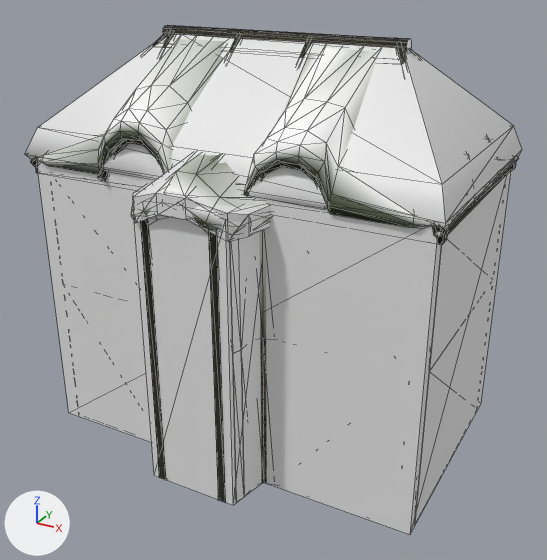
What one commit did to the COLLADA model models/ex_nord_house_04.dae.
The view is the same before and after, from a 50 mm lens placed at (14.3, -25.4, 13.0), pointed at (0.5, -0.4, 0.5). Lighting does not change. The marker at lower left points along +X, +Y and +Z. Mesh edges are drawn as thin lines on the coarser meshes. Where no turn or scale is listed for an object, it has been applied to the vertices.

Names of what the first picture shows: 'nifid_1-matrix', 'nifid_19-matrix', 'nifid_40-matrix', 'nifid_44-matrix', 'nifid_57-matrix', 'nifid_59-matrix', 'nifid_61-matrix', 'nifid_63-matrix'.
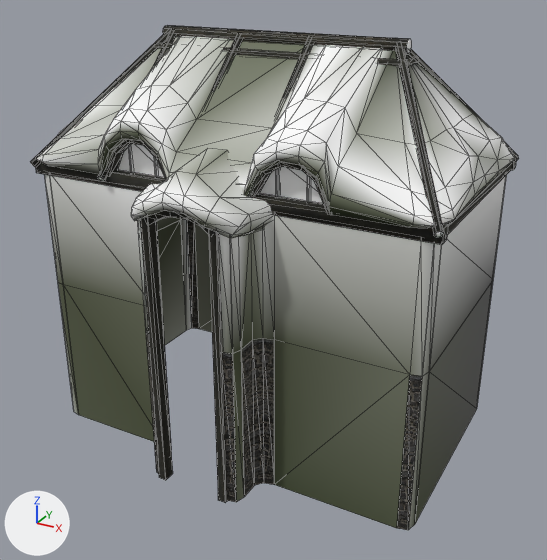
The change, as a list of edits to the scene's bpy script:
```text
Remove ob_nifid_57_matrix:
    ob_nifid_57_matrix = bpy.data.objects.new('nifid_57-matrix', me_lib)
    ob_nifid_57_matrix.location = (-3.04, 0.88, 8.02)
Remove ob_nifid_59_matrix:
    ob_nifid_59_matrix = bpy.data.objects.new('nifid_59-matrix', me_lib_001)
    ob_nifid_59_matrix.location = (1.68, 0.93, 0.0)
Remove ob_nifid_61_matrix:
    ob_nifid_61_matrix = bpy.data.objects.new('nifid_61-matrix', me_lib_002)
    ob_nifid_61_matrix.location = (1.25, -8.49, 0.0)
Remove ob_nifid_63_matrix:
    ob_nifid_63_matrix = bpy.data.objects.new('nifid_63-matrix', me_lib_003)
    ob_nifid_63_matrix.location = (-0.08, -3.33, 4.61)
```

Pixel boxes [x1, y1, x2, y2] of what changed, in the pictures (547 x 560 px):
'nifid_59-matrix', deleted
    before: [37, 160, 511, 534]
'nifid_57-matrix', deleted
    before: [25, 34, 522, 231]
'nifid_61-matrix', deleted
    before: [133, 205, 261, 505]
'nifid_63-matrix', deleted
    before: [133, 152, 269, 242]
'nifid_32-matrix', unchanged, uncovered by the edit
    after: [63, 220, 493, 528]
'nifid_28-matrix', unchanged, uncovered by the edit
    after: [50, 175, 506, 375]
'nifid_19-matrix', unchanged, uncovered by the edit
    before: [260, 338, 267, 484]
    after: [162, 313, 274, 497]
'nifid_6-matrix', unchanged, uncovered by the edit
    after: [146, 220, 422, 530]
